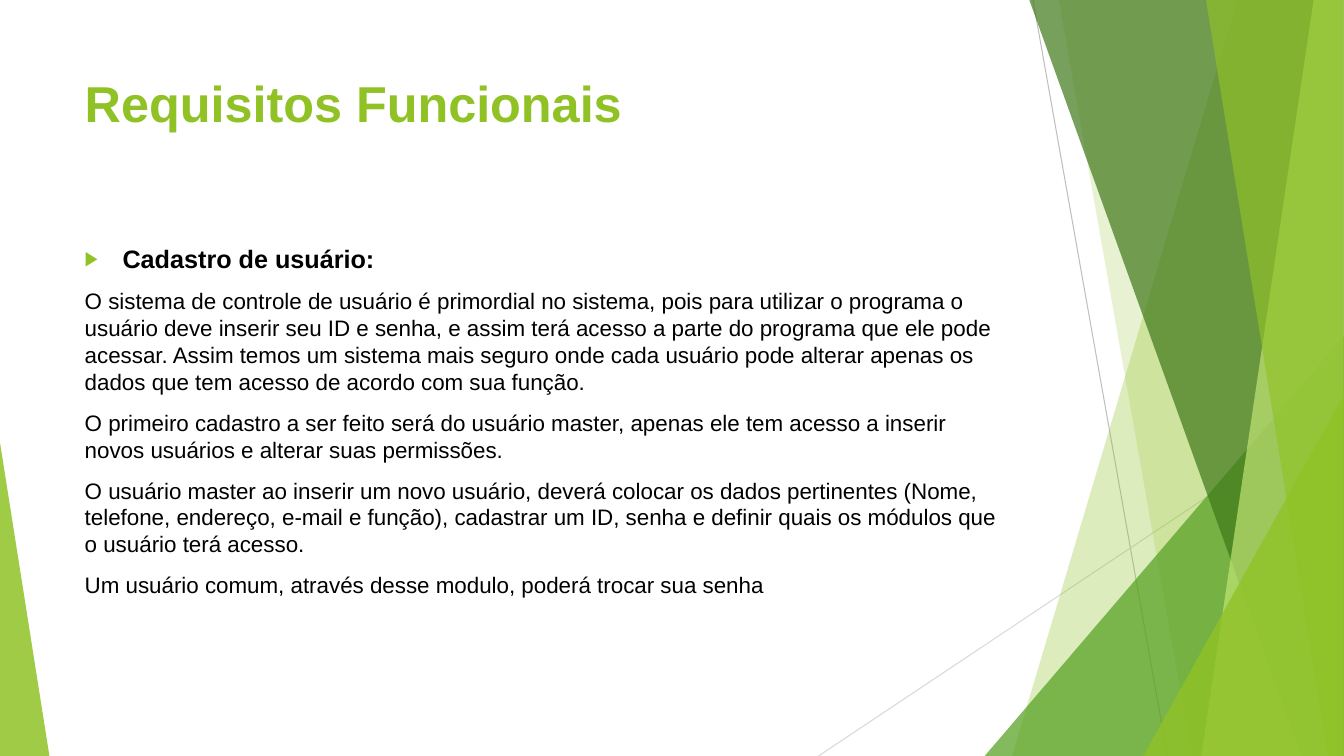
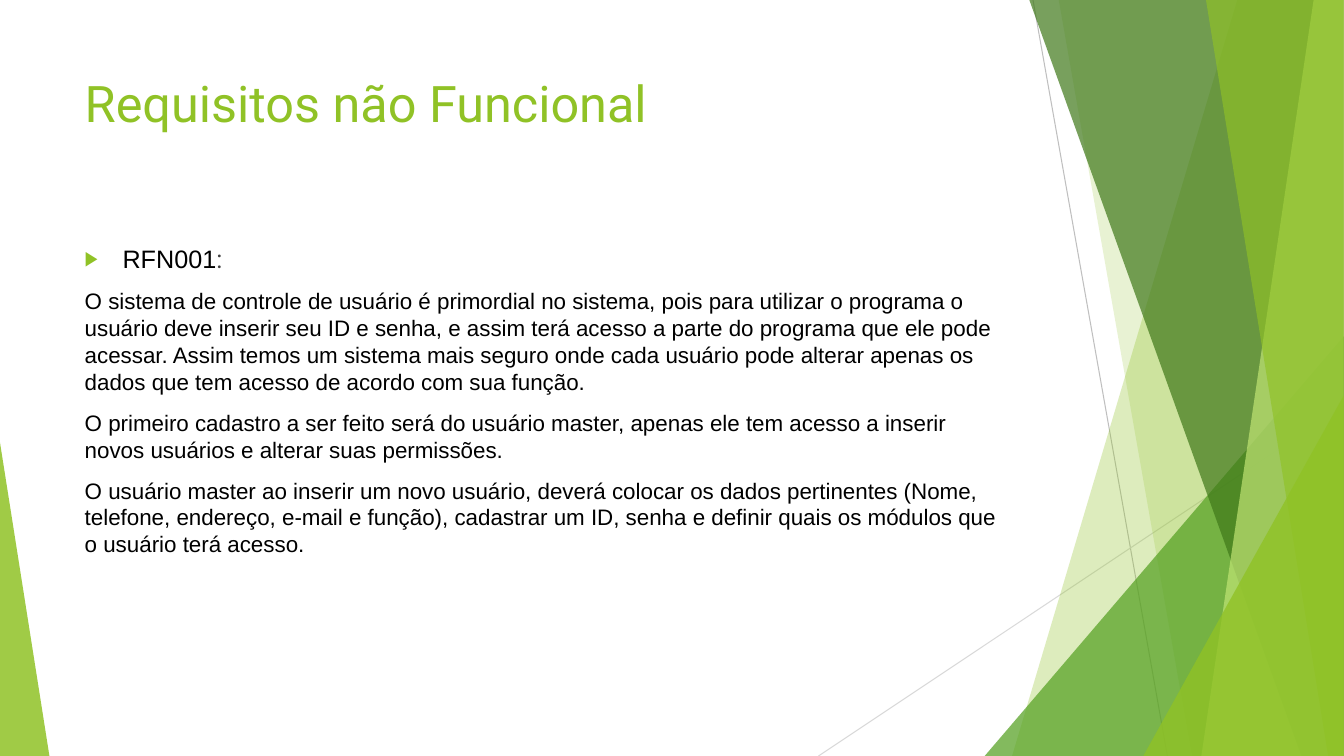
Before and after one commit to chav1985/GerenciamentoBovinos, a slide deck: slide 7 of GerenciamentoBovinos/Documentação/Gerenciamento de Bovino.pptx (slide 3 before the commit). Drawn at 1344x756 pixels with LibreOffice and Linux fonts; fonts in the diff are those of the drawing. Boxes give left, top, right and bottom in pixels: in the first picture for what was removed or moved away, otherwise in the second. Text is boxed around its words. In the diff, an @@ line names an element or a change of style, - is before the commit and + after.

```diff
--- a/GerenciamentoBovinos/Documentação/Gerenciamento de Bovino.pptx
+++ b/GerenciamentoBovinos/Documentação/Gerenciamento de Bovino.pptx
@@ title at bbox=[85, 84, 647, 133]: text changed; font Arial to Roboto; bold off @@
-Requisitos Funcionais
+Requisitos não Funcional
@@ text at bbox=[123, 250, 223, 269]: text changed; bold off @@
-▶ Cadastro de usuário:
+▶ RFN001:
@@ text at bbox=[85, 576, 764, 598]: paragraph removed @@
-Um usuário comum, através desse modulo, poderá trocar sua senha
```
Also in this commit, not shown: 5 other slides changed, 1 slide added, 1 slide removed.
